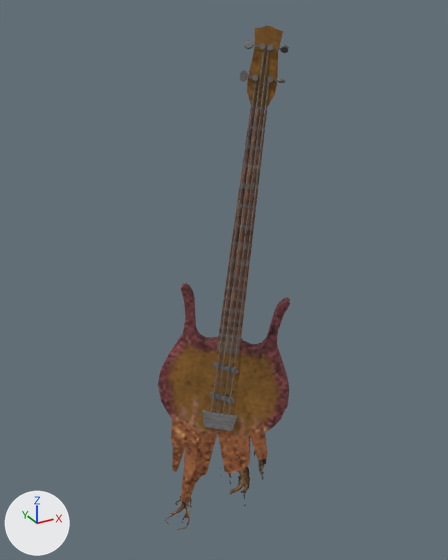
Before and after pictures for a commit that changed the glTF model assets/Characters/Monster_01/Bass_01_Grounded.glb.
Both versions are drawn from a camera (50 mm lens) standing at (-0.092, -1.458, 1.162) and looking at (0.66, -0.091, 0.479). Lighting does not change. The marker at lower left points along +X, +Y and +Z. Vertices at the same position are counted once.

The older version as bpy lines, for what is in view:
```python
me_bass_01_grounded_noimp = bpy.data.meshes.new('Bass_01_Grounded-noimp')
me_bass_01_grounded_noimp.from_pydata(...)  # 498 vertices, 824 faces; spans x 0.46..0.81, y -0.25..-0.01, z -0.38..1.12
# faces by material slot: [818, 6]
me_bass_01_grounded_noimp.materials.append(mat_m_bass)  # picture img_bass_d
me_bass_01_grounded_noimp.materials.append(mat_m_roots)
ob_bass_01_grounded = bpy.data.objects.new('Bass_01_Grounded', me_bass_01_grounded_noimp)
ob_bass_01_grounded.location = (0.0, 0.0, 0.0)
```
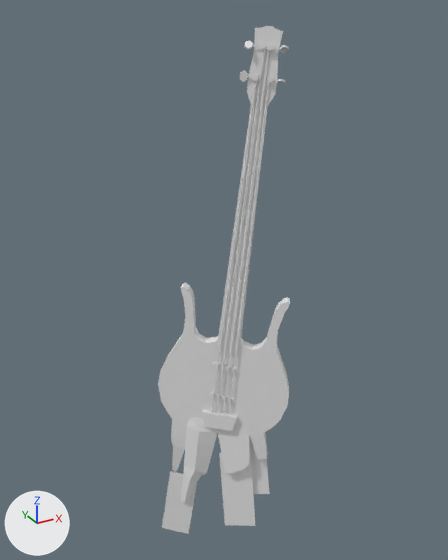
What the commit changed:
me_bass_01_grounded_noimp has 498 vertices, 824 faces and spans x 0.46..0.81, y -0.25..-0.01, z -0.38..1.12.
me_bass_01_grounded_noimp is used by ob_bass_01_grounded; location (0.0, 0.0, 0.0).
me_bass_01_grounded_noimp part 1: all 818 faces that had it switch from mat_m_bass (picture img_bass_d) to no material.
me_bass_01_grounded_noimp part 2: all 6 faces that had it switch from mat_m_roots to no material.

Pixel boxes [x1, y1, x2, y2] of what changed, in the pictures (448 x 560 px):
part 1 of me_bass_01_grounded_noimp, recoloured (brown to grey): [158, 26, 290, 503] in both
part 2 of me_bass_01_grounded_noimp, recoloured (brown to grey): before [165, 451, 266, 530]; after [162, 439, 270, 534]
